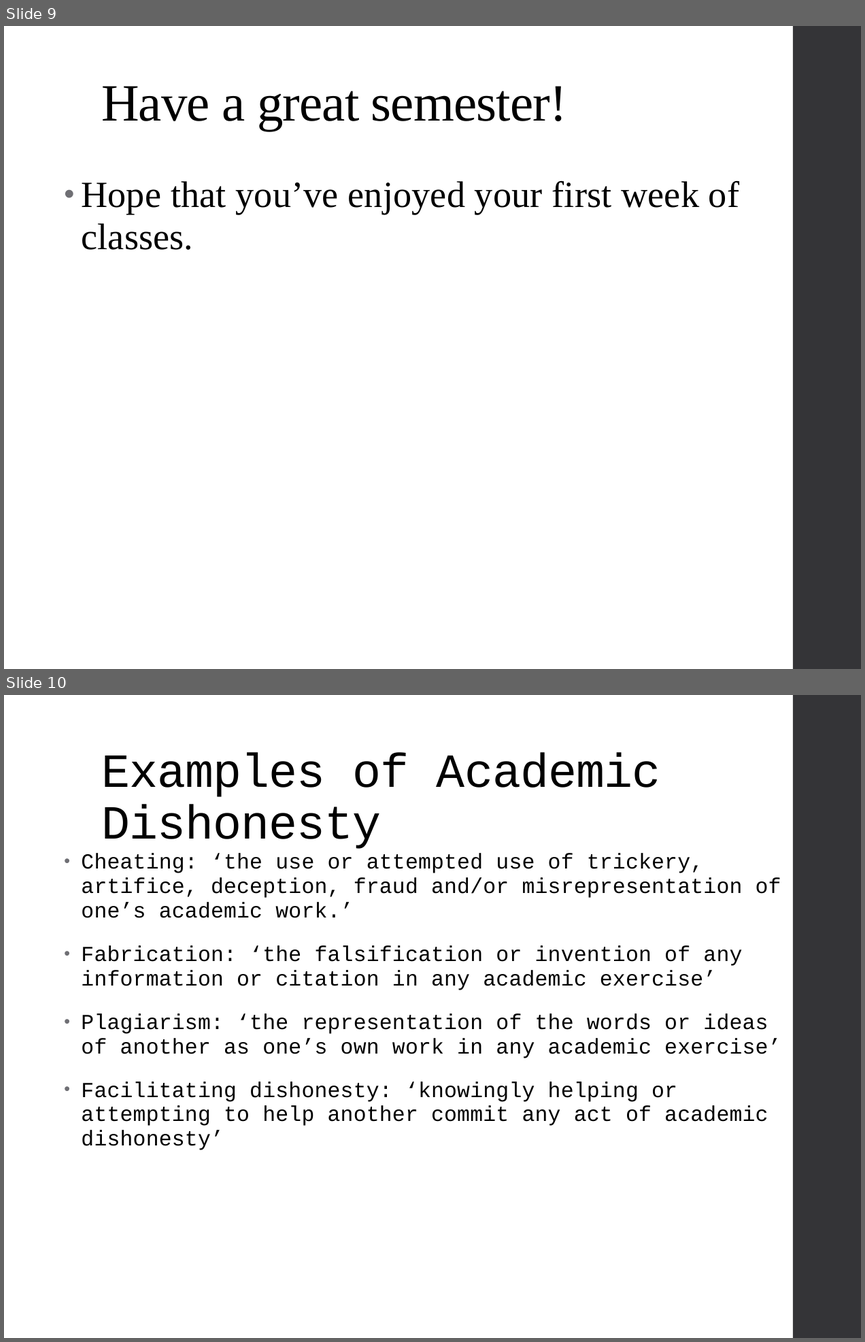
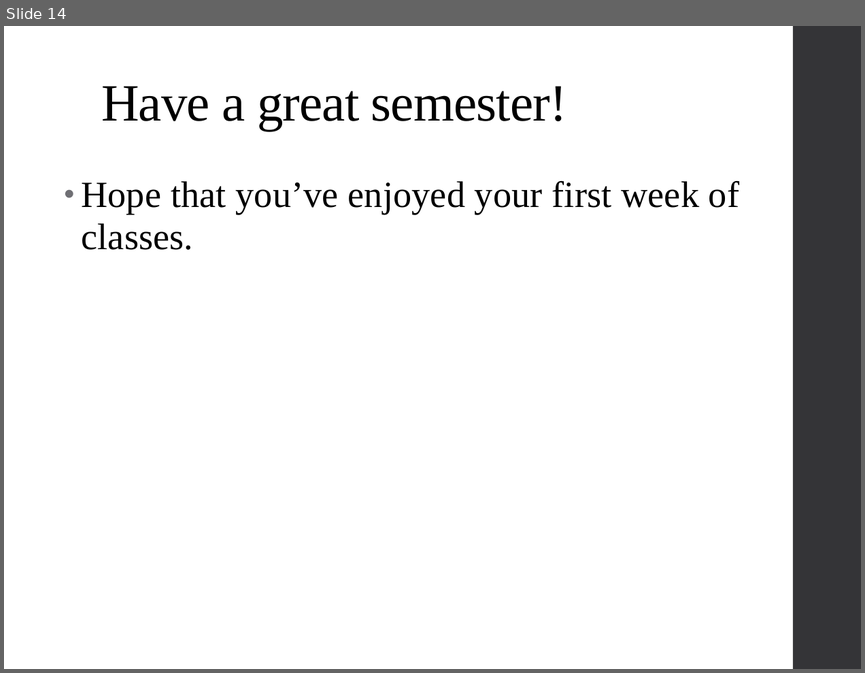
Before and after one commit to psadil/psych241, a slide deck: slides/lab1_21jan2016/lab1_21jan2016.pptx. Shown one above the other, each under a label of ours: slides 9 and 10 before the commit, slide 14 after it. The pictures are 865x1342 and 865x673 pixels, drawn with LibreOffice and Linux fonts; fonts in the diff are those of the drawing. Boxes give left, top, right and bottom in pixels: in the first picture for what was removed or moved away, otherwise in the second. Text is boxed around its words. In the diff, an @@ line names an element or a change of style, - is before the commit and + after.

```diff
--- a/slides/lab1_21jan2016/lab1_21jan2016.pptx
+++ b/slides/lab1_21jan2016/lab1_21jan2016.pptx
@@ slide 10 removed at (x1=4, y1=695, x2=861, y2=1338), background #FFFFFF; not listed: 1 template element that a slide beside it also shows @@
@@ title removed at (x1=101, y1=753, x2=661, y2=849) @@
-Examples of Academic Dishonesty
@@ text removed at (x1=81, y1=853, x2=781, y2=1150) @@
-• Cheating: ‘the use or attempted use of trickery, artifice, deception, fraud and/or misrepresentation of one’s academic work.’
-• Fabrication: ‘the falsification or invention of any information or citation in any academic exercise’
-• Plagiarism: ‘the representation of the words or ideas of another as one’s own work in any academic exercise’
-• Facilitating dishonesty: ‘knowingly helping or attempting to help another commit any act of academic dishonesty’
@@ what was slide 9 is now slide 14 @@
```
Also in this commit, not shown: 5 slides changed, 5 slides added.
